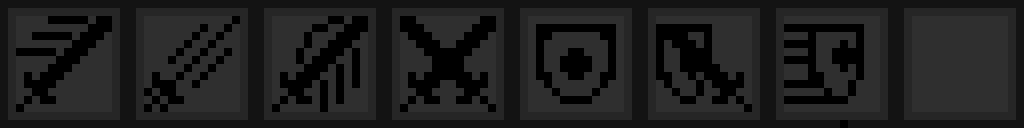
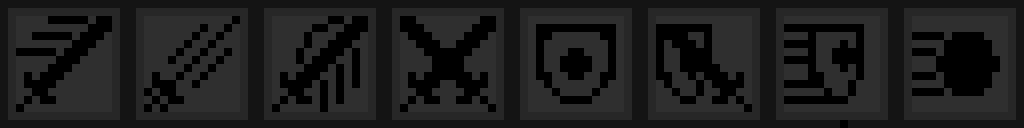
Layered file, before and after one edit (1024 × 128). Changes by layer:
painted on "Main" over [912, 32, 1000, 96]
